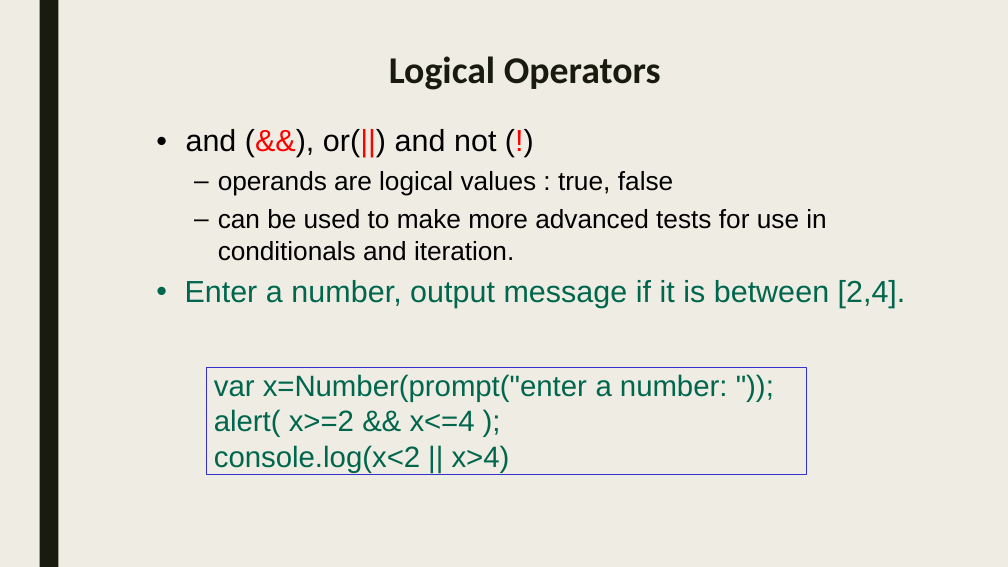
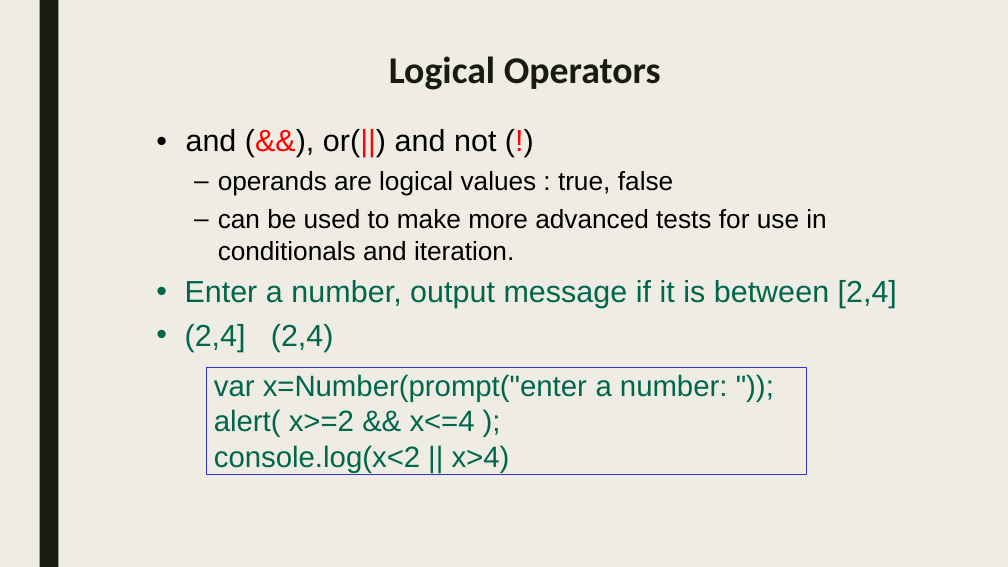
Before and after one commit to sayyidkhan/web_intro_2022, a slide deck: slide 4 of 5_HTML Func.pptx. Drawn at 1008x567 pixels with LibreOffice and Linux fonts; fonts in the diff are those of the drawing. Boxes give left, top, right and bottom in pixels: in the first picture for what was removed or moved away, otherwise in the second. Text is boxed around its words. In the diff, an @@ line names an element or a change of style, - is before the commit and + after.

```diff
--- a/5_HTML Func.pptx
+++ b/5_HTML Func.pptx
@@ text at <box>185,280,897,352</box>: text changed @@
-• Enter a number, output message if it is between [2,4].
+• Enter a number, output message if it is between [2,4]
+• (2,4] (2,4)
```
Also in this commit, not shown: 1 other slide changed, 17 other files.
